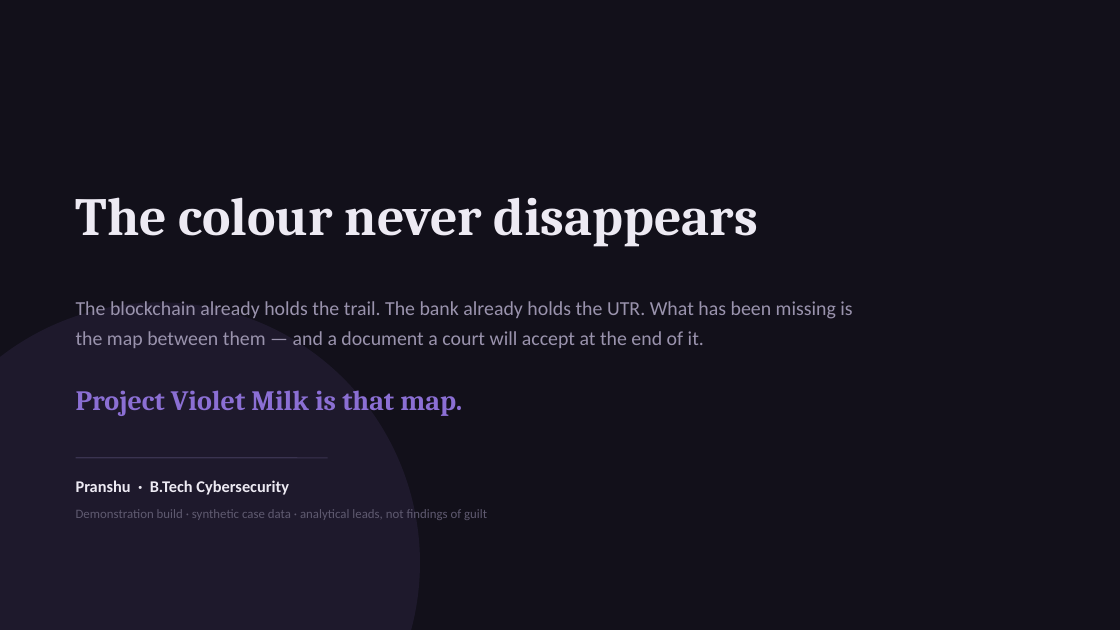
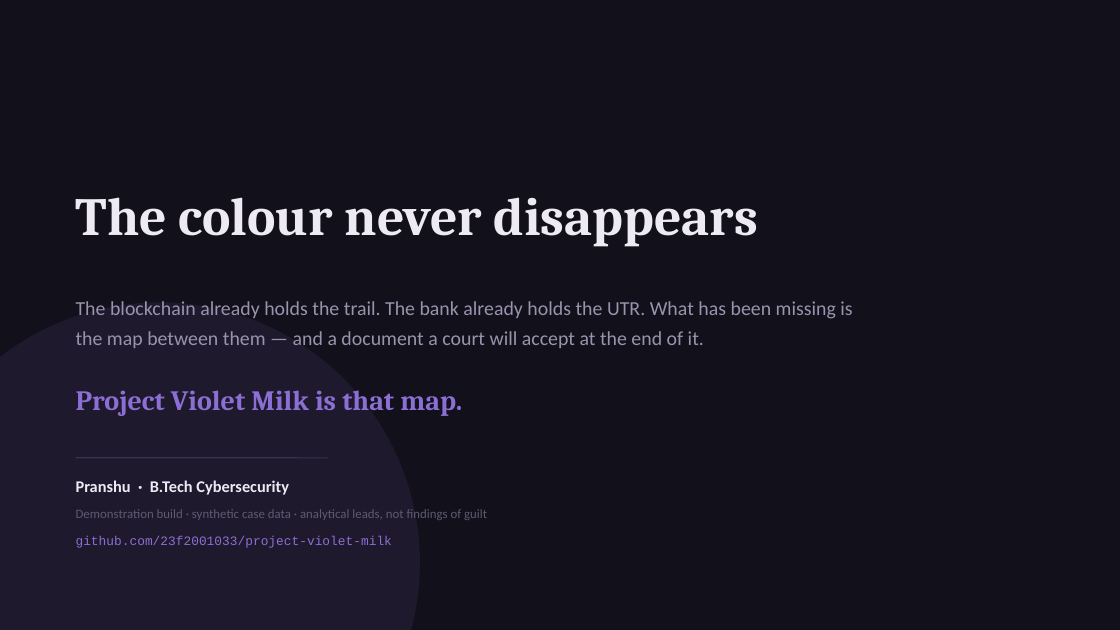
Before and after one commit to 23f2001033/project-violet-milk, a slide deck: slide 15 of Violet_Milk_Deck_2026.pptx (slide 14 before the commit). Drawn at 1120x630 pixels with LibreOffice and Linux fonts; fonts in the diff are those of the drawing. Boxes give left, top, right and bottom in pixels: in the first picture for what was removed or moved away, otherwise in the second. Text is boxed around its words. In the diff, an @@ line names an element or a change of style, - is before the commit and + after.

```diff
--- a/Violet_Milk_Deck_2026.pptx
+++ b/Violet_Milk_Deck_2026.pptx
@@ text added at bbox=[76, 536, 392, 548], 11 pt, text #8B6FD4 @@
+github.com/23f2001033/project-violet-milk
```
Also in this commit, not shown: 2 other slides changed, 1 slide added, 22 other files.
